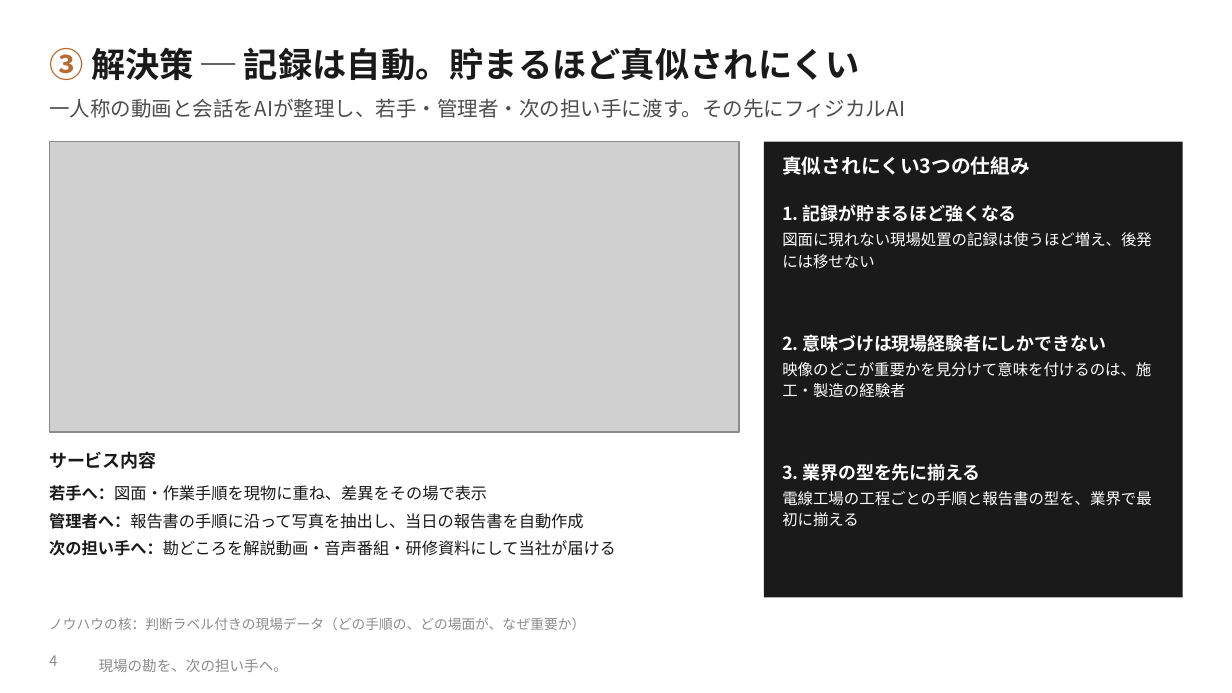
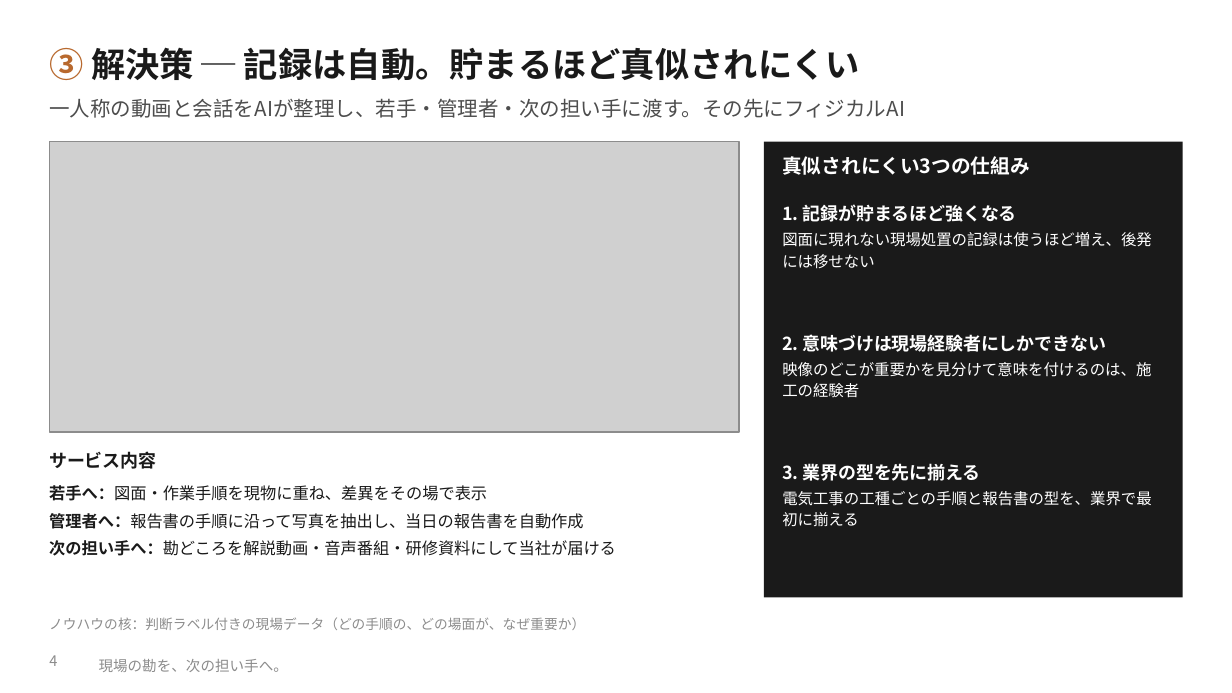
Before and after one commit to SEITOSHIKI/-ai-commute-audio-, a slide deck: slide 4 of deck/令和の虎_事業計画書_三現ワークス.pptx. Drawn at 1232x693 pixels with LibreOffice and Linux fonts; fonts in the diff are those of the drawing; grey boxes stand for pictures; background and template pictures are left out. Boxes give left, top, right and bottom in pixels: in the first picture for what was removed or moved away, otherwise in the second. Text is boxed around its words. In the diff, an @@ line names an element or a change of style, - is before the commit and + after.

```diff
--- a/deck/令和の虎_事業計画書_三現ワークス.pptx
+++ b/deck/令和の虎_事業計画書_三現ワークス.pptx
@@ text at box(782, 362, 1151, 398): text changed @@
-映像のどこが重要かを見分けて意味を付けるのは、施工・製造の経験者
+映像のどこが重要かを見分けて意味を付けるのは、施工の経験者
@@ text at box(782, 491, 1151, 526): text changed @@
-電線工場の工程ごとの手順と報告書の型を、業界で最初に揃える
+電気工事の工種ごとの手順と報告書の型を、業界で最初に揃える
```
Also in this commit, not shown: 9 other slides changed, 5 slides added, 2 slides removed, 16 other files.
